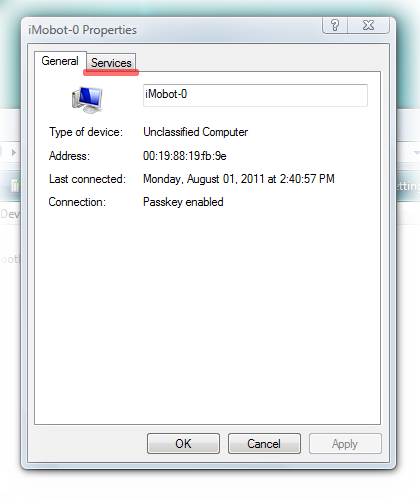
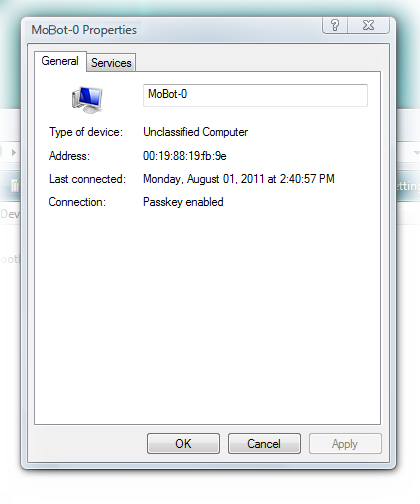
The second 420x504 image is a revision of the first. Changes to its layers:
"New Layer#1": opacity 56% → 100%, painted on it over 25, 21, 169, 98
